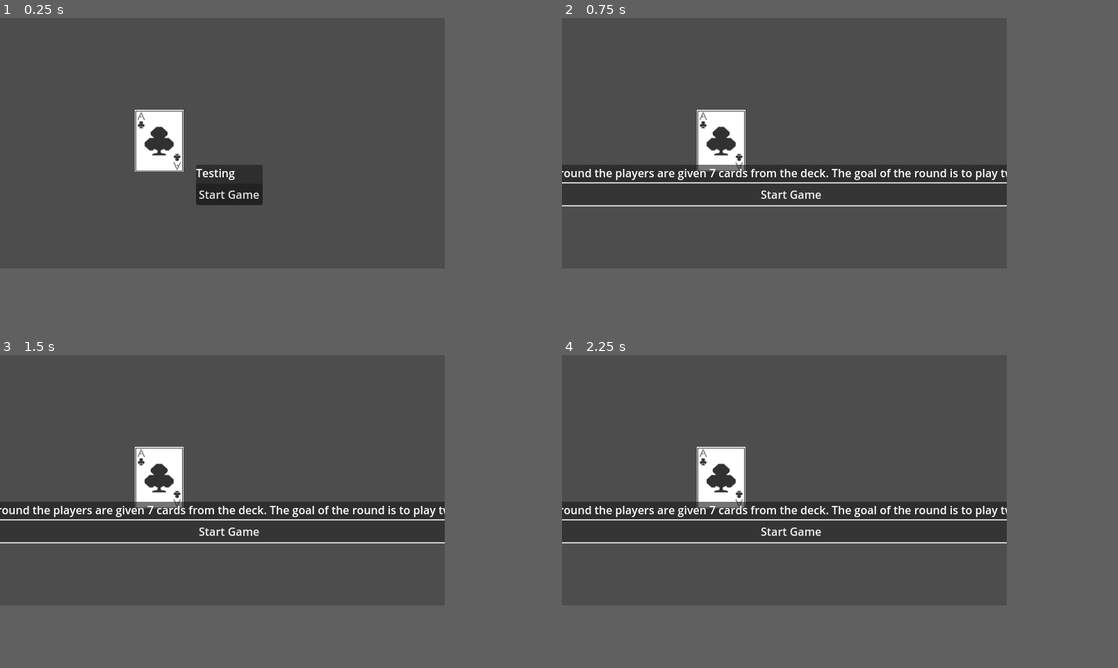
Above: before the commit, frames 1-4 (two rows, left to right).
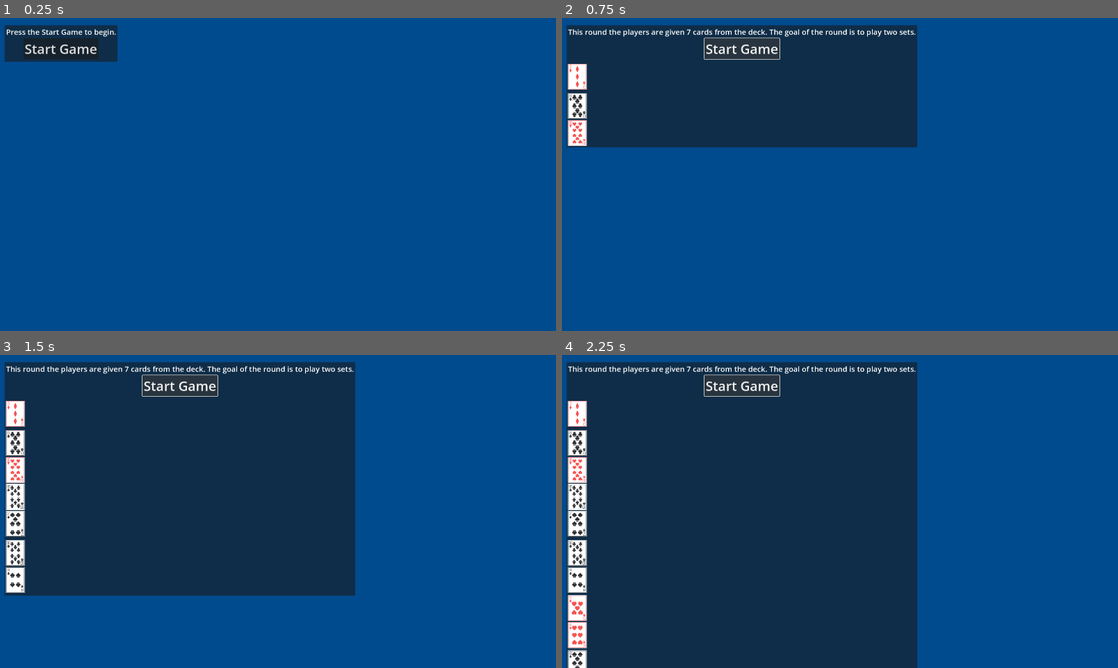
Above: after the commit, the same moments.

Repository: davidzywiec/hot_rum_godot
Game: Godot game, scene res://Scenes/main.tscn
The game is run twice, just before and just after one commit, with the same random seed, the same clock (stepped at 60 frames per second) and the same inputs.
Inputs:
- Up to frame 1 (0.25 s): no input
- Up to frame 2 (0.75 s): click "Start Game" at 0.5 s
- Up to frame 3 (1.5 s): click "Start Game" at 1.25 s
- Up to frame 4 (2.25 s): click "Start Game" at 2 s
The window is 640x360 before the commit and 800x450 after it. Grey fills any space a smaller window leaves; there, only what the larger window draws over its background counts as a difference.

The runs differ from the first frame. In frame 1, 64% of the frame differs, in the area x 0-80%, y 0-80%; in frame 2, 64%; in frame 3, 64%; in frame 4, 76%, in the area x 0-80%, y 0-100%.
Error before the commit: Invalid assignment of property or key 'texture' with value of type 'String' on a base object of type 'Sprite2D (card_sprite_controller.gd)'. (res://Scenes/Play…

Commit message:
Updated with UI. Shows cards in a grid view.

Diff:
--- a/Classes/card.gd
+++ b/Classes/card.gd
@@ -35,3 +35,30 @@
 		_:
 			card_num = str(number)
 	return card_num + " of " + suit_str
+
+func get_card_resource():
+	var suit_str : String
+	var card_num : String
+	match suit:
+		Suit.spades:
+			suit_str = "S"
+		Suit.hearts:
+			suit_str = "H"
+		Suit.diamonds:
+			suit_str = "D"
+		Suit.clubs:
+			suit_str = "C"
+
+	match number:
+		1:
+			card_num = "Ace"
+		11:
+			card_num = "Jack"
+		12:
+			card_num = "Queen"
+		13:
+			card_num = "King"
+		_:
+			card_num = str(number)
+
+	return "res://Card Assets/" + card_num + suit_str + ".png"
--- a/Classes/hand.gd
+++ b/Classes/hand.gd
@@ -1,6 +1,6 @@
 class_name Hand
 
-var card_array = [Card]
+var card_array = []
 
 func _init(new_hand):
 	card_array = new_hand
--- a/Scenes/GameController/game_controller.gd
+++ b/Scenes/GameController/game_controller.gd
@@ -35,4 +35,5 @@
 	for player in players:
 		player.hand = deck.deal_hand(round_card_number[round_index])
 		player_count += 1
-		player.print_hand()
+		if player.is_player:
+			player.add_to_ui()
--- a/Scenes/Player/player.gd
+++ b/Scenes/Player/player.gd
@@ -1,7 +1,9 @@
 extends Node
 
+@export var is_player : bool = false
 var hand : Hand = null
 var card_scene : PackedScene = preload("res://Scenes/Card/card.tscn")
+
 
 # Called when the node enters the scene tree for the first time.
 func _ready():
@@ -12,7 +14,7 @@
 func _process(delta):
 	pass
 
-func print_hand():
-	for card in hand.card_array:
-		var card_node = card_scene.instantiate() as Sprite2D
-		card_node.texture = "res://Card Assets/1C.png"
+func add_to_ui():
+	var ui = get_tree().get_first_node_in_group("UIController")
+	if ui.has_method("add_cards_to_hand"):
+			ui.add_cards_to_hand(hand.card_array)
--- /dev/null
+++ b/Scenes/Theme/theme.tres
@@ -0,0 +1,5 @@
+[gd_resource type="Theme" format=3 uid="uid://b7oei08fdqkj2"]
+
+[resource]
+Button/font_sizes/font_size = 46
+Label/font_sizes/font_size = 26
--- a/Scenes/UIController/ui_controller.gd
+++ b/Scenes/UIController/ui_controller.gd
@@ -1,7 +1,8 @@
 extends Control
 
-@onready var long_rule_label : Label = $PanelContainer/VBoxContainer/LongRuleText
-@onready var start_button: Button = $PanelContainer/VBoxContainer/StartButton
+@onready var long_rule_label : Label = $MarginContainer/PanelContainer/MarginContainer/VBoxContainer2/VBoxContainer/LongRuleText
+@onready var start_button: Button = $MarginContainer/PanelContainer/MarginContainer/VBoxContainer2/VBoxContainer/StartButton
+@onready var card_area : GridContainer = $MarginContainer/PanelContainer/MarginContainer/VBoxContainer2/CardArea
 signal start_game_signal
 
 func _ready():
@@ -16,3 +17,9 @@
 
 func start_game():
 	emit_signal("start_game_signal")
+
+func add_cards_to_hand(card_array : Array):
+	for card in card_array:
+		var new_texrect = TextureRect.new()
+		new_texrect.texture = load(card.get_card_resource())
+		card_area.add_child(new_texrect)
--- a/Scenes/UIController/ui_controller.tscn
+++ b/Scenes/UIController/ui_controller.tscn
@@ -1,6 +1,7 @@
-[gd_scene load_steps=2 format=3 uid="uid://cq03h23u2qvym"]
+[gd_scene load_steps=3 format=3 uid="uid://cq03h23u2qvym"]
 
 [ext_resource type="Script" path="res://Scenes/UIController/ui_controller.gd" id="1_hawa8"]
+[ext_resource type="Theme" uid="uid://b7oei08fdqkj2" path="res://Scenes/Theme/theme.tres" id="2_cx87y"]
 
 [node name="UIController" type="Control"]
 layout_mode = 3
@@ -9,24 +10,47 @@
 anchor_bottom = 1.0
 grow_horizontal = 2
 grow_vertical = 2
+theme = ExtResource("2_cx87y")
 script = ExtResource("1_hawa8")
 
-[node name="PanelContainer" type="PanelContainer" parent="."]
-layout_mode = 1
-anchors_preset = 15
-anchor_right = 1.0
-anchor_bottom = 1.0
-grow_horizontal = 2
-grow_vertical = 2
+[node name="MarginContainer" type="MarginContainer" parent="."]
+layout_mode = 0
+offset_right = 40.0
+offset_bottom = 40.0
+theme_override_constants/margin_left = 15
+theme_override_constants/margin_top = 15
+theme_override_constants/margin_right = 15
+theme_override_constants/margin_bottom = 15
 
-[node name="VBoxContainer" type="VBoxContainer" parent="PanelContainer"]
+[node name="PanelContainer" type="PanelContainer" parent="MarginContainer"]
+layout_mode = 2
+
+[node name="MarginContainer" type="MarginContainer" parent="MarginContainer/PanelContainer"]
+layout_mode = 2
+theme_override_constants/margin_left = 5
+theme_override_constants/margin_top = 5
+theme_override_constants/margin_right = 5
+theme_override_constants/margin_bottom = 5
+
+[node name="VBoxContainer2" type="VBoxContainer" parent="MarginContainer/PanelContainer/MarginContainer"]
+layout_mode = 2
+
+[node name="VBoxContainer" type="VBoxContainer" parent="MarginContainer/PanelContainer/MarginContainer/VBoxContainer2"]
+layout_mode = 2
+
+[node name="LongRuleText" type="Label" parent="MarginContainer/PanelContainer/MarginContainer/VBoxContainer2/VBoxContainer"]
+layout_mode = 2
+text = "Press the Start Game to begin."
+
+[node name="StartButton" type="Button" parent="MarginContainer/PanelContainer/MarginContainer/VBoxContainer2/VBoxContainer"]
 layout_mode = 2
 size_flags_horizontal = 4
+theme = ExtResource("2_cx87y")
+text = "Start Game"
+icon_alignment = 1
 
-[node name="LongRuleText" type="Label" parent="PanelContainer/VBoxContainer"]
+[node name="CardArea" type="GridContainer" parent="MarginContainer/PanelContainer/MarginContainer/VBoxContainer2"]
 layout_mode = 2
-text = "Testing"
 
-[node name="StartButton" type="Button" parent="PanelContainer/VBoxContainer"]
+[node name="TextureRect" type="TextureRect" parent="MarginContainer/PanelContainer/MarginContainer/VBoxContainer2/CardArea"]
 layout_mode = 2
-text = "Start Game"
--- a/Scenes/main.tscn
+++ b/Scenes/main.tscn
@@ -6,16 +6,17 @@
 
 [node name="Main" type="Node2D"]
 
+[node name="Camera2D" type="Camera2D" parent="."]
+position = Vector2(959, 530)
+
+[node name="UIController" parent="." groups=["UIController"] instance=ExtResource("3_dbdis")]
+size_flags_horizontal = 4
+
 [node name="GameController" parent="." instance=ExtResource("1_5j83b")]
 
 [node name="Player" parent="." instance=ExtResource("2_4cx05")]
-position = Vector2(-91, -2)
+position = Vector2(-824, -459)
+is_player = true
 
-[node name="UIController" parent="." instance=ExtResource("3_dbdis")]
-offset_left = 10.0
-offset_top = 60.0
-offset_right = 10.0
-offset_bottom = 60.0
-size_flags_horizontal = 4
-
-[node name="Camera2D" type="Camera2D" parent="."]
+[node name="Player2" parent="." instance=ExtResource("2_4cx05")]
+position = Vector2(738, -456)
--- a/project.godot
+++ b/project.godot
@@ -17,8 +17,8 @@
 
 [display]
 
-window/size/viewport_width=640
-window/size/viewport_height=360
+window/size/viewport_width=1920
+window/size/viewport_height=1080
 window/size/initial_position_type=2
 window/stretch/mode="viewport"
 window/dpi/allow_hidpi=false
@@ -27,3 +27,4 @@
 
 renderer/rendering_method="gl_compatibility"
 renderer/rendering_method.mobile="gl_compatibility"
+environment/defaults/default_clear_color=Color(0, 0.294118, 0.556863, 1)
